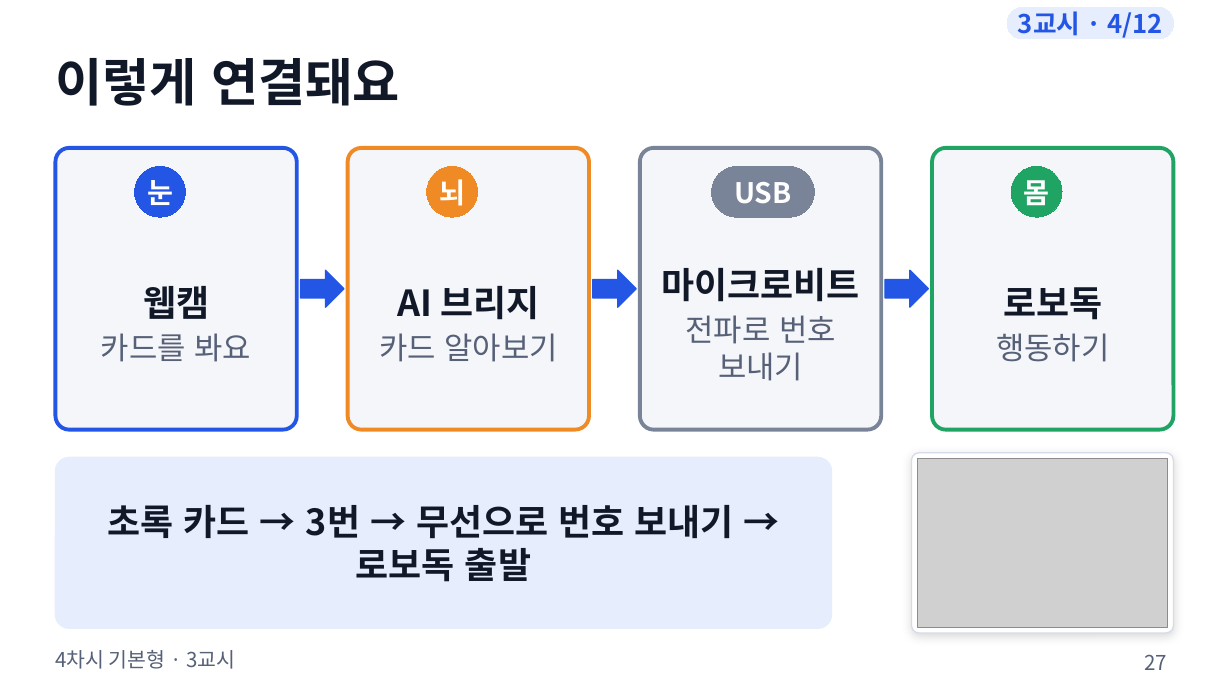
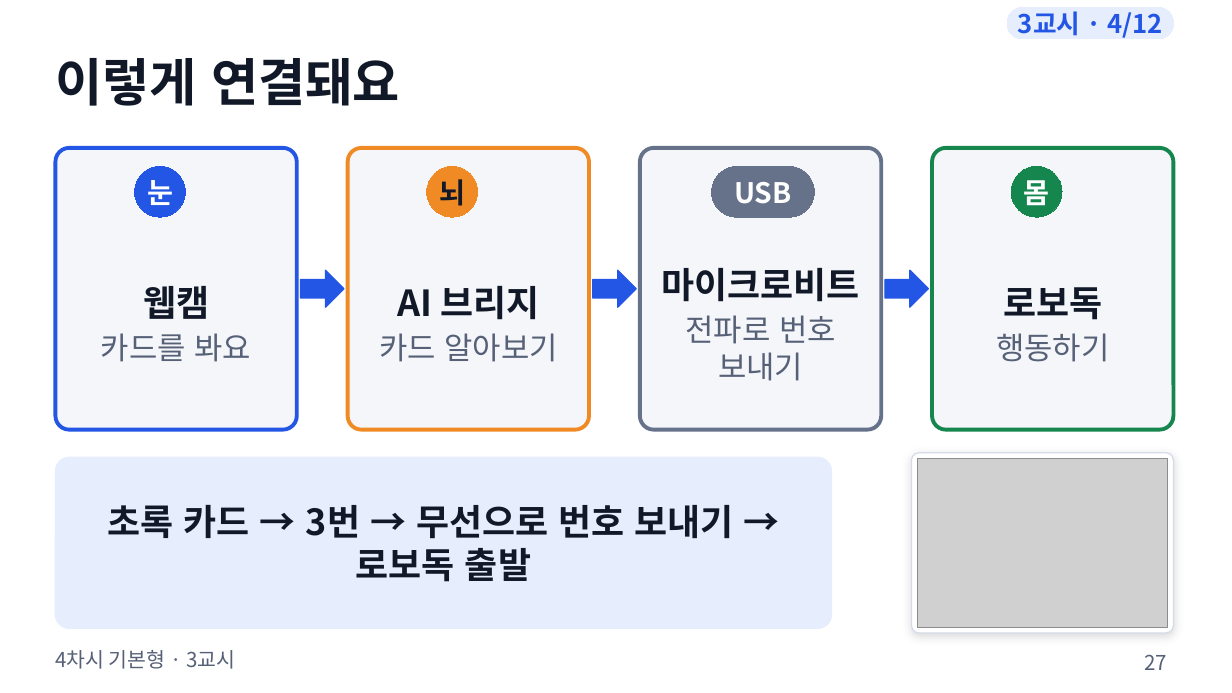
Before and after one commit to boundaryx01-uniquelife/microbit, a slide deck: slide 27 of bridge/docs/materials/4차시_기본형/4차시_수업슬라이드.pptx. Drawn at 1232x693 pixels with LibreOffice and Linux fonts; fonts in the diff are those of the drawing; grey boxes stand for pictures. Boxes give left, top, right and bottom in pixels: in the first picture for what was removed or moved away, otherwise in the second. Text is boxed around its words. In the diff, an @@ line names an element or a change of style, - is before the commit and + after.

```diff
--- a/bridge/docs/materials/4차시_기본형/4차시_수업슬라이드.pptx
+++ b/bridge/docs/materials/4차시_기본형/4차시_수업슬라이드.pptx
@@ rounded rectangle at [640,148,881,430]: outline #7A8499 3 pt to #66718A 3 pt @@
@@ rounded rectangle at [933,148,1174,430]: outline #1FA463 3 pt to #16864F 3 pt @@
@@ ellipse "뇌" at [427,166,478,217]: text colour #FFFFFF to #111827 @@
@@ rounded rectangle "USB" at [712,166,814,217]: fill #7A8499 to #66718A; outline #7A8499 0.75 pt to #66718A 0.75 pt @@
@@ ellipse "몸" at [1011,166,1062,217]: fill #1FA463 to #16864F; outline #1FA463 0.75 pt to #16864F 0.75 pt @@
```
Also in this commit, not shown: 24 other slides changed, 12 other files.
